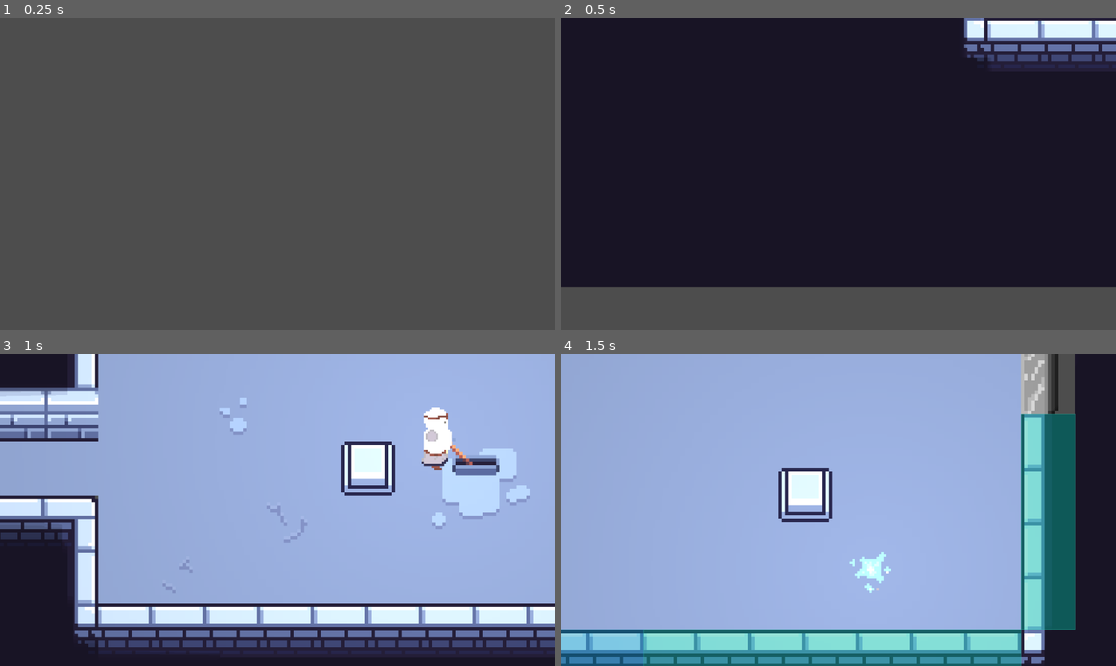
Above: before the commit, frames 1-4 (two rows, left to right).
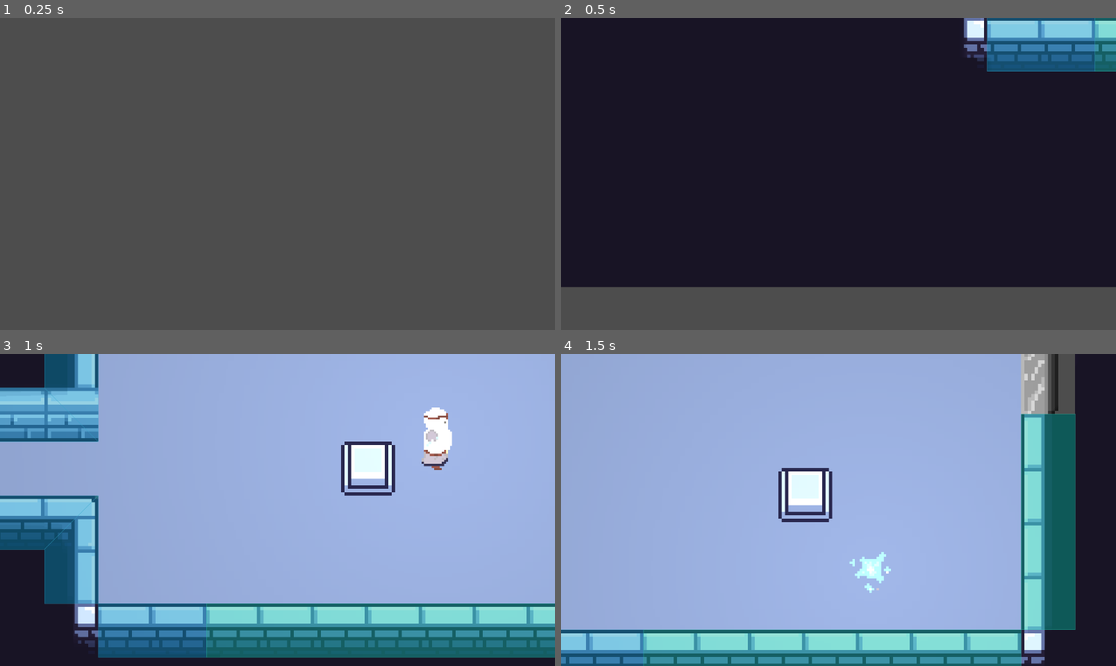
Above: after the commit, the same moments.

Repository: Sitthata/game-jam
Game: Godot game, scene res://game_object/scene/main.tscn
Two runs of this game, one before a commit and one after it. Both use one fixed random seed, a clock stepped at 60 frames per second and the inputs below.
Inputs:
- Up to frame 1 (0.25 s): no input
- Up to frame 2 (0.5 s): no input
- Up to frame 3 (1 s): hold Right (ui_right) from 0.53 s (still down); hold E (interact) from 0.53 s (still down)
- Up to frame 4 (1.5 s): release Right (ui_right) at 1.28 s; release E (interact) at 1.28 s; hold Down (ui_down) from 1.28 s (still down); tap Q (timeline_swap) at 1.35 s

Frame 1 is identical in both runs. In frame 2, 4.0% of the frame differs, in the area x 76-100%, y 0-18%; in frame 3, 26%, in the area x 0-100%, y 0-98%; in frame 4, nothing differs.

Commit message:
fix: fixing player changing timeline on start

Diff:
--- a/game_object/scene/laser_room.tscn
+++ b/game_object/scene/laser_room.tscn
@@ -12,7 +12,7 @@
 [node name="Present" type="Node2D" parent="." unique_id=1128877301]
 
 [node name="Layer1" type="TileMapLayer" parent="Present" unique_id=625243055]
-tile_map_data = PackedByteArray("AADn//7/CAABAAIAAADn////CAA …(5872 unchanged characters)… CAAEAAAAmAAAACAACAAEAAAAmAAEACAAAAAIAAAA=")
+tile_map_data = PackedByteArray("AADn//7/CAABAAIAAADn////CAA …(5872 unchanged characters)… CAAEAAAAmAAAACAACAAEAAAAmAAEACAAAAAIAAAABAPn/AAAJAAIAAAAAAPn/AAAJAAIAAAD///n/AAAJAAIAAAD+//n/AAAJAAIAAAACAPn/AAAJAAIAAAAMAPn/AAAJAAIAAAANAPn/AAAJAAIAAAA=")
 tile_set = ExtResource("1_tccfk")
 
 [node name="Layer2" type="TileMapLayer" parent="Present" unique_id=2015960850]
@@ -34,16 +34,19 @@
 position = Vector2(152, 24)
 
 [node name="p2_laser1" parent="Past" unique_id=931180747 node_paths=PackedStringArray("spawn_point") groups=["timeline_object"] instance=ExtResource("2_ttcxq")]
-position = Vector2(24, 96.00006)
+position = Vector2(88, 96)
 rotation = -1.5707964
-spawn_point = NodePath("")
+spawn_point = NodePath("../../Marker2D")
 
 [node name="p2_laser2" parent="Past" unique_id=1336380364 node_paths=PackedStringArray("spawn_point") groups=["timeline_object"] instance=ExtResource("2_ttcxq")]
-position = Vector2(112, 96.00006)
+position = Vector2(128, 96)
 rotation = -1.5707964
-spawn_point = NodePath("")
+spawn_point = NodePath("../../Marker2D")
 
 [node name="p2_laser3" parent="Past" unique_id=473332609 node_paths=PackedStringArray("spawn_point") groups=["timeline_object"] instance=ExtResource("2_ttcxq")]
-position = Vector2(176.00018, -104)
+position = Vector2(208, -104.000015)
 rotation = 0.90582585
-spawn_point = NodePath("")
+spawn_point = NodePath("../../Marker2D")
+
+[node name="Marker2D" type="Marker2D" parent="." unique_id=629597349]
+position = Vector2(-256, 0)
--- a/game_object/scene/lever.tscn
+++ b/game_object/scene/lever.tscn
@@ -44,9 +44,11 @@
 animation = &"on"
 
 [node name="CollisionShape2D" type="CollisionShape2D" parent="." unique_id=1559069280]
+visible = false
 shape = SubResource("CircleShape2D_f8pg5")
 
 [node name="StaticBody2D" type="StaticBody2D" parent="." unique_id=509700915]
+visible = false
 
 [node name="CollisionShape2D" type="CollisionShape2D" parent="StaticBody2D" unique_id=843331494]
 texture_filter = 1
--- a/game_object/scene/tile_map.tscn
+++ b/game_object/scene/tile_map.tscn
@@ -117,7 +117,7 @@
 color = Color(0, 0, 0, 1)
 
 [node name="SpawnPoint" type="Marker2D" parent="." unique_id=1731432320]
-position = Vector2(528, -464)
+position = Vector2(304, -200)
 
 [connection signal="pressed" from="PressurePlate" to="Door" method="open"]
 [connection signal="pressed" from="PressurePlate" to="Door2" method="close"]
--- a/game_object/script/main.gd
+++ b/game_object/script/main.gd
@@ -8,7 +8,6 @@
 var in_present: bool = true
 
 func _ready() -> void:
-	_apply_timeline_state()
 	player.global_position = spawn_point.global_position
 
 
Not shown, added: .planning/phases/01-core-mechanics-polish/01-01-PLAN.md
Not shown, added: .planning/phases/01-core-mechanics-polish/01-02-PLAN.md
